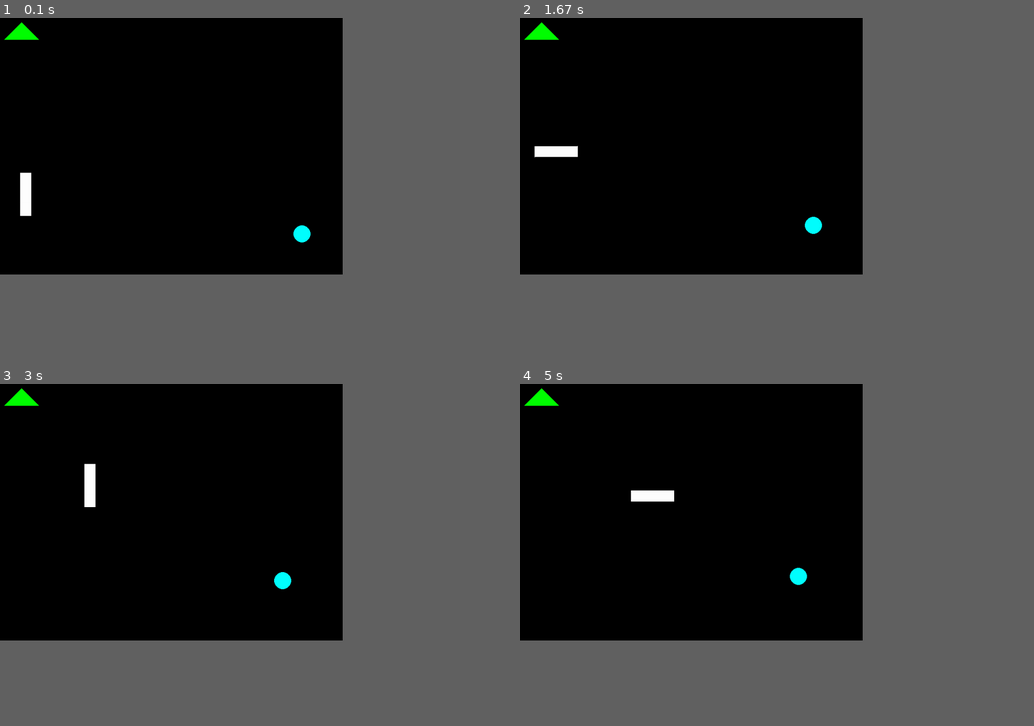
Above: before the commit, frames 1-4 (two rows, left to right).
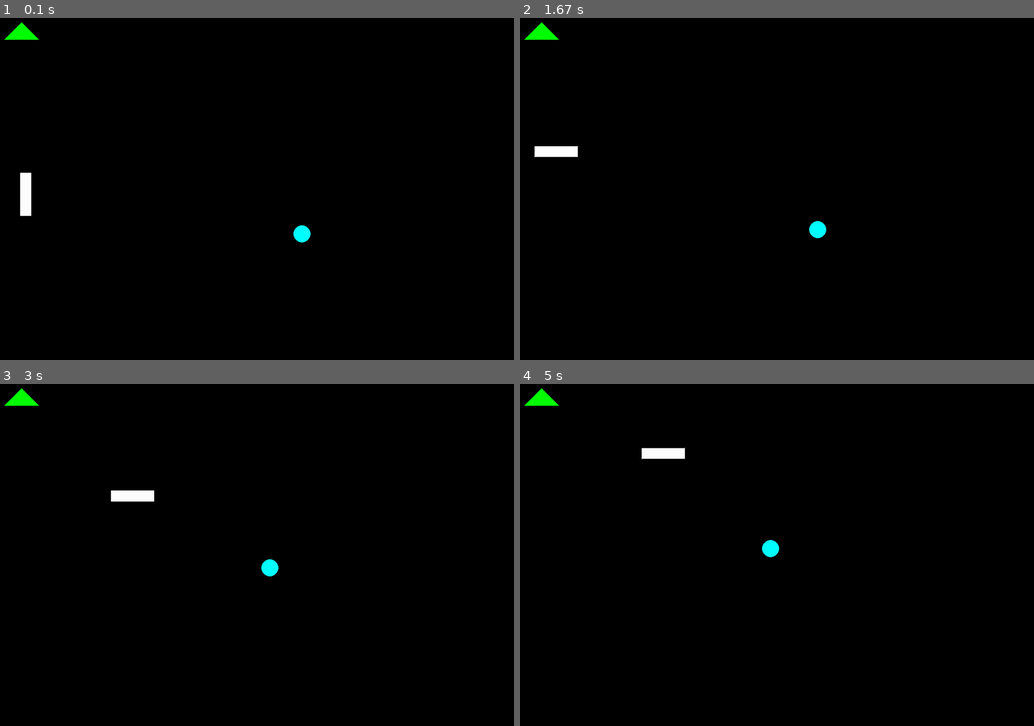
Above: after the commit, the same moments.

Repository: Blondwolf/Animaker
Game: pygame game, started from test.py
Same seed, same stepped clock (60 frames per second), same inputs: the game is played once before the commit and once after it.
Inputs:
- Up to frame 1 (0.1 s): no input
- Up to frame 2 (1.67 s): no input
- Up to frame 3 (3 s): no input
- Up to frame 4 (5 s): no input
In our replay, the window is 600x450 before the commit and 900x600 after it. These sizes can differ from the game's own. Grey fills any space a smaller window leaves; there, only what the larger window draws over its background counts as a difference.

The runs differ from the first frame. In frame 1, only the window size differs. In frame 2, 0.1% of the frame differs, in the area x 55-60%, y 58-65%; in frame 3, 0.9%, in the area x 16-57%, y 23-60%; in frame 4, 0.9%.

Commit message:
correct screen

Diff:
--- a/exemples/test_final.txt
+++ b/exemples/test_final.txt
@@ -1,5 +1,5 @@
-screen 800 600;
-tick 80;
+screen 1200 800;
+tick 60;
 ball0 = Ball 750, 550, 20, [0, 255, 255];
 rect0 = Rectangle 10, 400, 100, 25;
 triangle0 = Triangle 50, 10, 10, 50, 90, 50, [0, 255, 0];
--- a/interpreterAnim.py
+++ b/interpreterAnim.py
@@ -68,21 +68,25 @@
     file.write("{}pygame.display.update()\n".format(str_indent))
     file.write("{}time.sleep(tick/1000)\n".format(str_indent))
 
+def check_screen(children):
+    for c in children:
+        if isinstance(c, AST.ScreenNode):
+            return True
+    return False
+
 @addToClass(AST.ProgramNode)
 def execute(self, indent_level=0):
     global file
     global objects
     global tick
-    global screen_define
-    screen_define = False
     tick=100# default
     file = open("test.py", 'w')
     write_header()
+    if not check_screen(self.children):
+        file.write("    screen = pygame.display.set_mode((800, 600))\n")
     indent_level = 4
     for c in self.children:
         c.execute(indent_level)
-    if not screen_define:
-        file.write("    screen = pygame.display.set_mode((800, 600))\n")
     write_footer()
     write_moves()
     file.close()
@@ -173,7 +177,6 @@
     element = objects.get(self.children[0].tok)
     alpha_node = self.children[1].execute()
     if isinstance(alpha_node, AST.TokenNode):
-        print("TEST")
         alpha = alpha_node.execute()
     else:
         alpha = alpha_node
@@ -209,7 +212,6 @@
     if indent_level > 4: # screen should define in begin of program
         return
     str_indent = get_indent(indent_level)
-    screen_define = True
     file.write("{}screen = pygame.display.set_mode(({}, {}))\n".format(str_indent, self.children[0].execute(), self.children[1].execute()))
 
 if __name__ == "__main__":
--- a/test.py
+++ b/test.py
@@ -12,8 +12,8 @@
 if __name__ == '__main__':
     pygame.init()
     objects=[]
-    screen = pygame.display.set_mode((800, 600))
-    tick=80
+    screen = pygame.display.set_mode((1200, 800))
+    tick=60
     ball0 = Ball(750, 550, 20, [0, 255, 255])
 
     objects.append(ball0)
@@ -60,7 +60,6 @@
         for event in pygame.event.get():
             if event.type == QUIT:
                 sys.exit(0)
-    screen = pygame.display.set_mode((800, 600))
     pygame.display.flip()
     running = 1
     while running:
